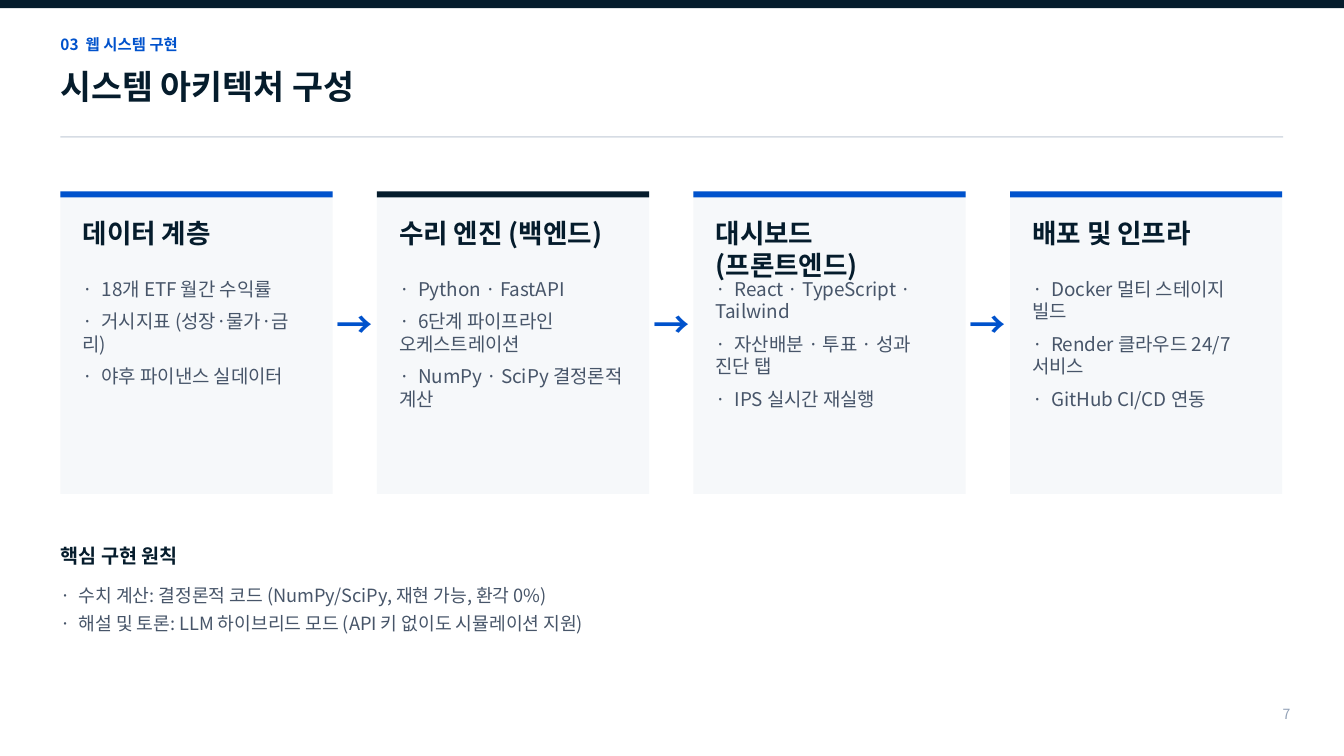
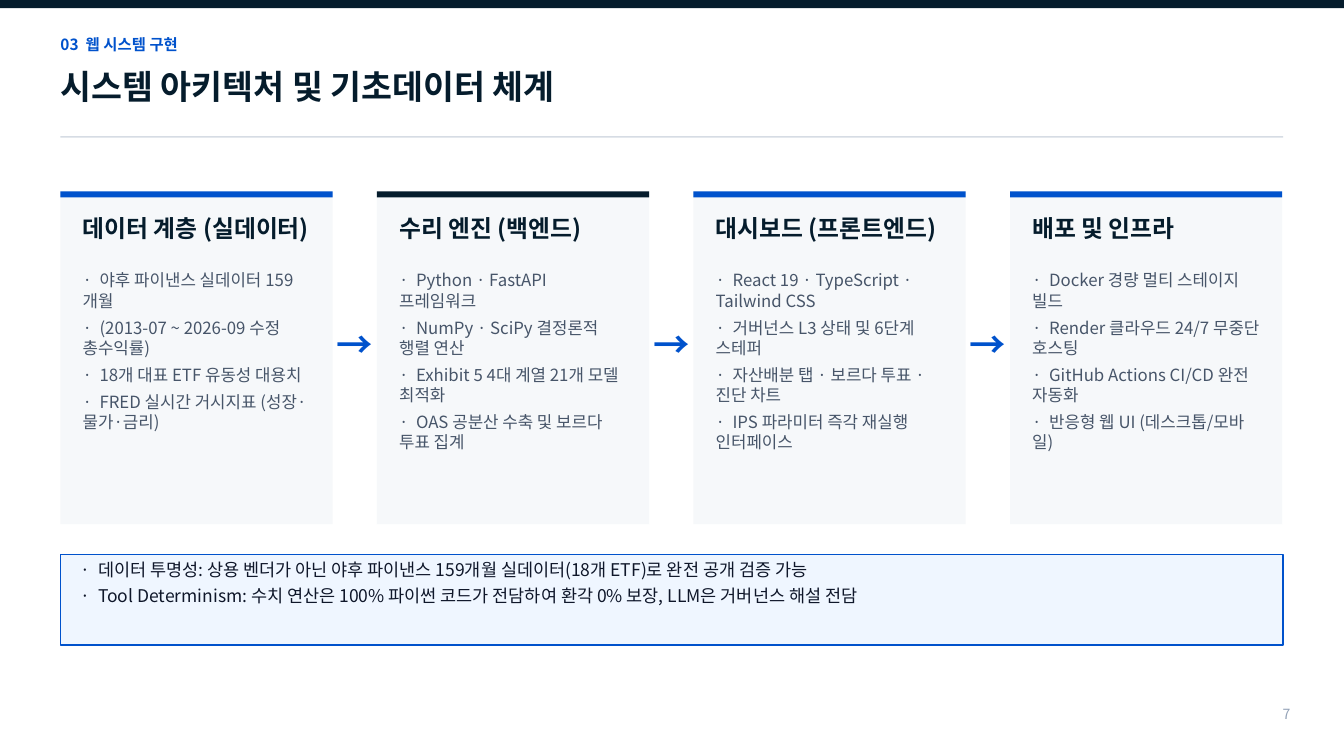
Before and after one commit to Placer-BAE/self-driving-portfolio, a slide deck: slide 7 of The_Self_Driving_Portfolio_중간발표_최종본.pptx. Drawn at 1344x756 pixels with LibreOffice and Linux fonts; fonts in the diff are those of the drawing. Boxes give left, top, right and bottom in pixels: in the first picture for what was removed or moved away, otherwise in the second. Text is boxed around its words. In the diff, an @@ line names an element or a change of style, - is before the commit and + after.

Commit message:
docs & slides: incorporate senior feedback, Yahoo Finance 159m data explanation, and Exhibit 5 candidate breakdown

```diff
--- a/The_Self_Driving_Portfolio_중간발표_최종본.pptx
+++ b/The_Self_Driving_Portfolio_중간발표_최종본.pptx
@@ text at (x1=60, y1=70, x2=555, y2=102): text changed @@
-시스템 아키텍처 구성
+시스템 아키텍처 및 기초데이터 체계
@@ rectangle resized from (x1=60, y1=192, x2=333, y2=494) to (x1=60, y1=192, x2=333, y2=524) @@
@@ rectangle resized from (x1=377, y1=192, x2=649, y2=494) to (x1=377, y1=192, x2=649, y2=524) @@
@@ rectangle resized from (x1=694, y1=192, x2=966, y2=494) to (x1=694, y1=192, x2=966, y2=524) @@
@@ rectangle resized from (x1=1010, y1=192, x2=1282, y2=494) to (x1=1010, y1=192, x2=1282, y2=524) @@
@@ text at (x1=83, y1=217, x2=309, y2=242): text changed; size 19 to 17 pt @@
-데이터 계층
+데이터 계층 (실데이터)
@@ size 19 to 17 pt in 3 elements at (x1=399, y1=217, x2=582, y2=242), (x1=716, y1=217, x2=937, y2=242), (x1=1032, y1=217, x2=1175, y2=239) @@
@@ text at (x1=83, y1=272, x2=306, y2=431): text changed; size 13.5 to 12 pt @@
-· 18개 ETF 월간 수익률
-· 거시지표 (성장·물가·금리)
-· 야후 파이낸스 실데이터
+· 야후 파이낸스 실데이터 159개월
+· (2013-07 ~ 2026-09 수정 총수익률)
+· 18개 대표 ETF 유동성 대용치
+· FRED 실시간 거시지표 (성장·물가·금리)
@@ text at (x1=399, y1=272, x2=619, y2=450): text changed; size 13.5 to 12 pt @@
-· Python · FastAPI
-· 6단계 파이프라인 오케스트레이션
-· NumPy · SciPy 결정론적 계산
+· Python · FastAPI 프레임워크
+· NumPy · SciPy 결정론적 행렬 연산
+· Exhibit 5 4대 계열 21개 모델 최적화
+· OAS 공분산 수축 및 보르다 투표 집계
@@ text at (x1=716, y1=273, x2=914, y2=450): text changed; size 13.5 to 12 pt @@
-· React · TypeScript · Tailwind
-· 자산배분 · 투표 · 성과 진단 탭
-· IPS 실시간 재실행
+· React 19 · TypeScript · Tailwind CSS
+· 거버넌스 L3 상태 및 6단계 스테퍼
+· 자산배분 탭 · 보르다 투표 · 진단 차트
+· IPS 파라미터 즉각 재실행 인터페이스
@@ text at (x1=1032, y1=272, x2=1259, y2=451): text changed; size 13.5 to 12 pt @@
-· Docker 멀티 스테이지 빌드
-· Render 클라우드 24/7 서비스
-· GitHub CI/CD 연동
+· Docker 경량 멀티 스테이지 빌드
+· Render 클라우드 24/7 무중단 호스팅
+· GitHub Actions CI/CD 완전 자동화
+· 반응형 웹 UI (데스크톱/모바일)
@@ 3 texts moved together from (x1=335, y1=302, x2=1008, y2=363) to (x1=335, y1=323, x2=1008, y2=383) @@
@@ text removed at (x1=60, y1=546, x2=178, y2=565) @@
-핵심 구현 원칙
@@ rectangle added at (x1=60, y1=555, x2=1284, y2=645), fill #EFF6FF, outline #0052CC 1 pt @@
@@ text at (x1=98, y1=561, x2=857, y2=605): text changed; size 13 to 12.5 pt; text colour #475569 to #0F172A @@
-· 수치 계산: 결정론적 코드 (NumPy/SciPy, 재현 가능, 환각 0%)
-· 해설 및 토론: LLM 하이브리드 모드 (API 키 없이도 시뮬레이션 지원)
+· 데이터 투명성: 상용 벤더가 아닌 야후 파이낸스 159개월 실데이터(18개 ETF)로 완전 공개 검증 가능
+· Tool Determinism: 수치 연산은 100% 파이썬 코드가 전담하여 환각 0% 보장, LLM은 거버넌스 해설 전담
```
Also in this commit, not shown: 13 other slides changed, 3 other files.
